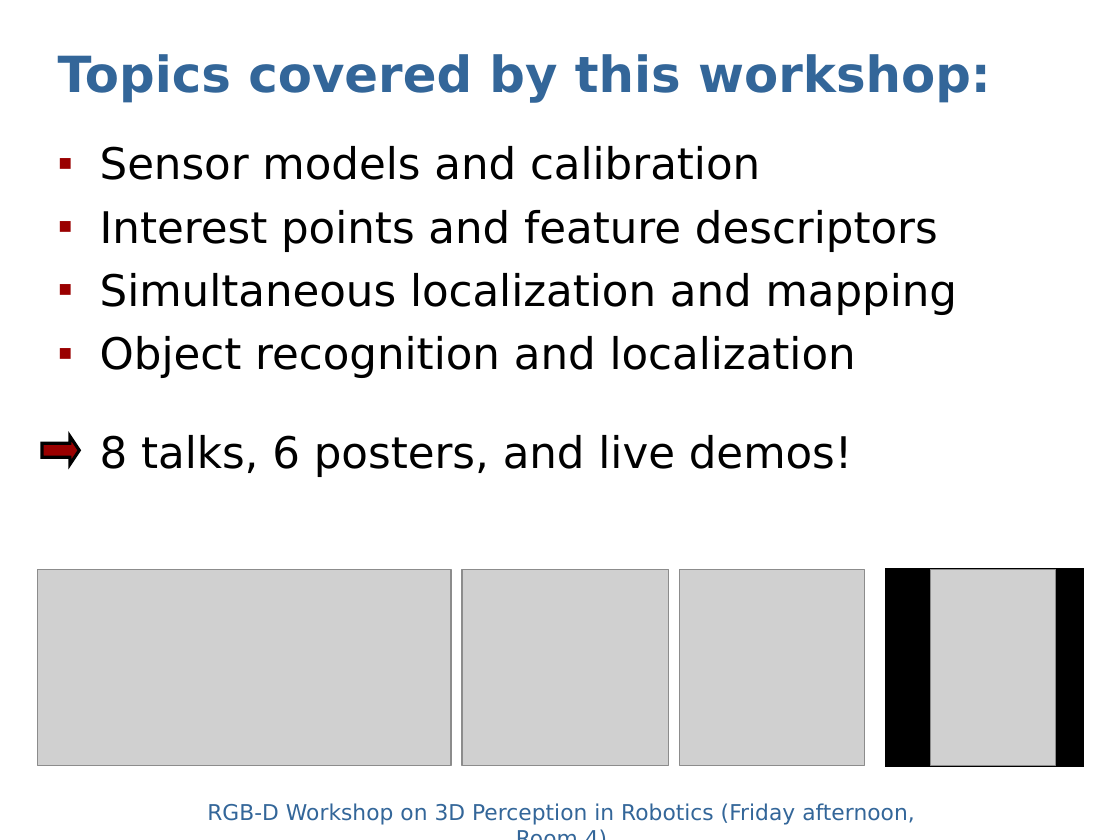
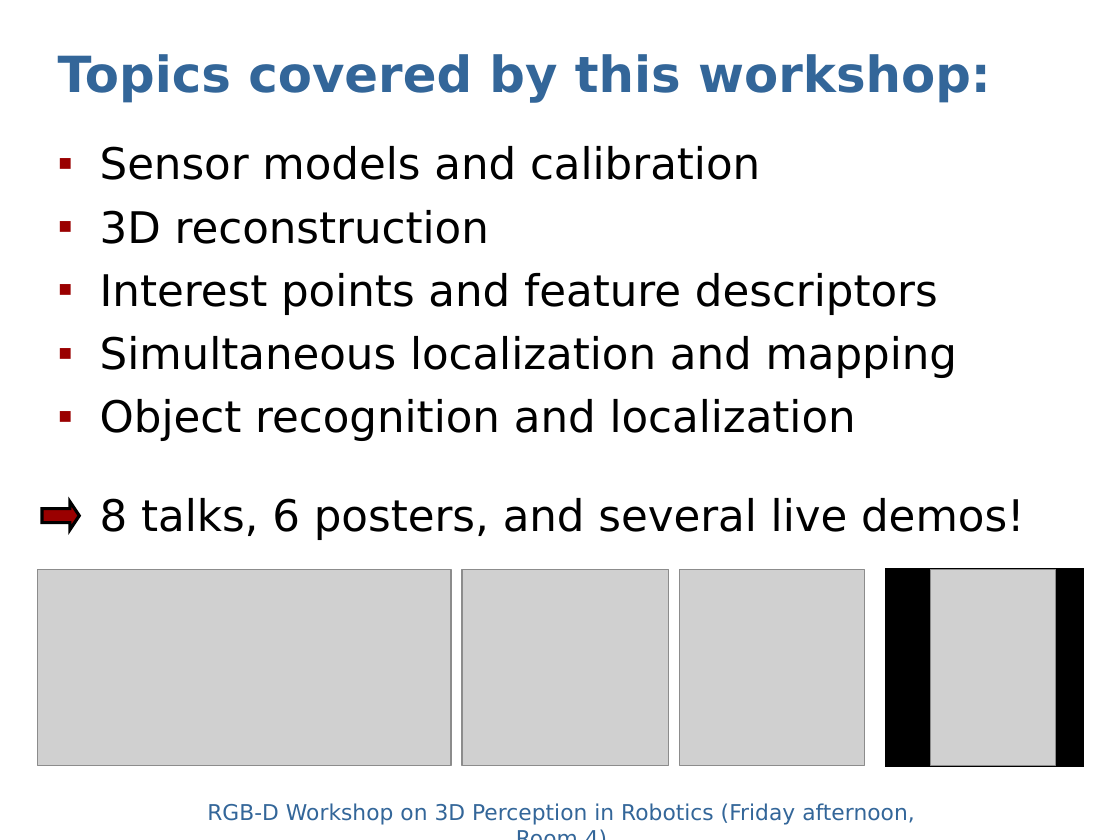
Before and after one commit to dejanpan/rgbd2011, a slide deck: slide 3 of presentations/sturm11rgbd.ppt. Drawn at 1120x840 pixels with LibreOffice and Linux fonts; fonts in the diff are those of the drawing; grey boxes stand for pictures. Boxes give left, top, right and bottom in pixels: in the first picture for what was removed or moved away, otherwise in the second. Text is boxed around its words. In the diff, an @@ line names an element or a change of style, - is before the commit and + after.

```diff
--- a/presentations/sturm11rgbd.ppt
+++ b/presentations/sturm11rgbd.ppt
@@ text at (100, 210, 489, 244): paragraph added @@
+▪ 3D reconstruction
@@ right arrow: place and size @@
-right arrow at (43, 437, 80, 465)
+right arrow at (43, 502, 80, 530)
@@ text at (100, 498, 1024, 540): text changed @@
-▪ 8 talks, 6 posters, and live demos!
+▪ 8 talks, 6 posters, and several live demos!
```
Also in this commit, not shown: 2 other slides changed.
